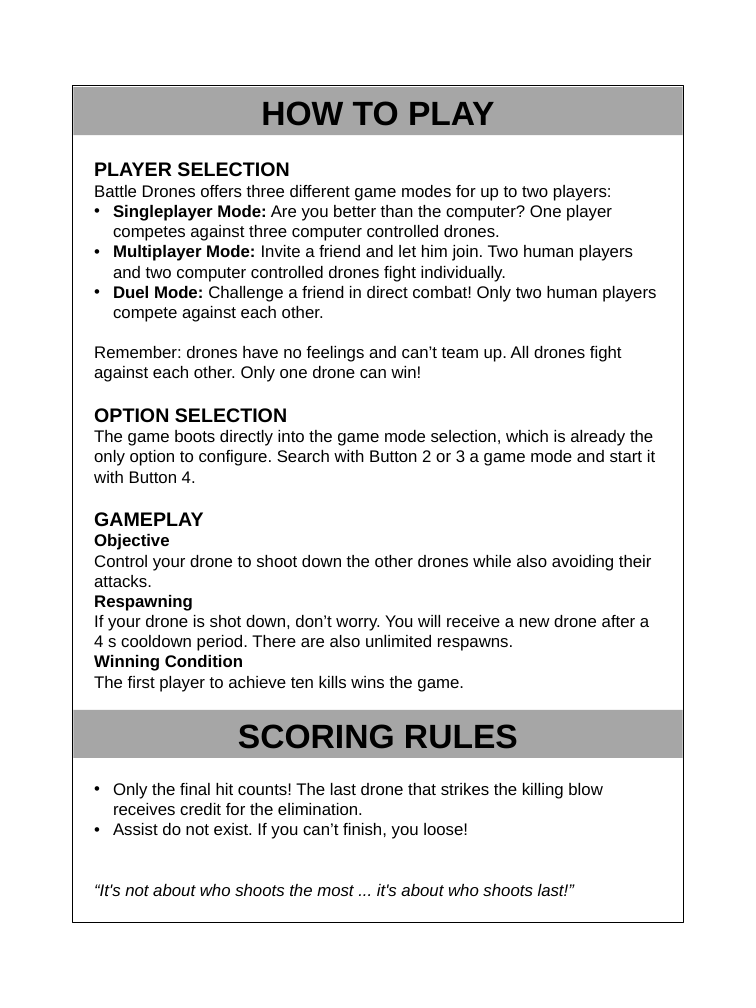
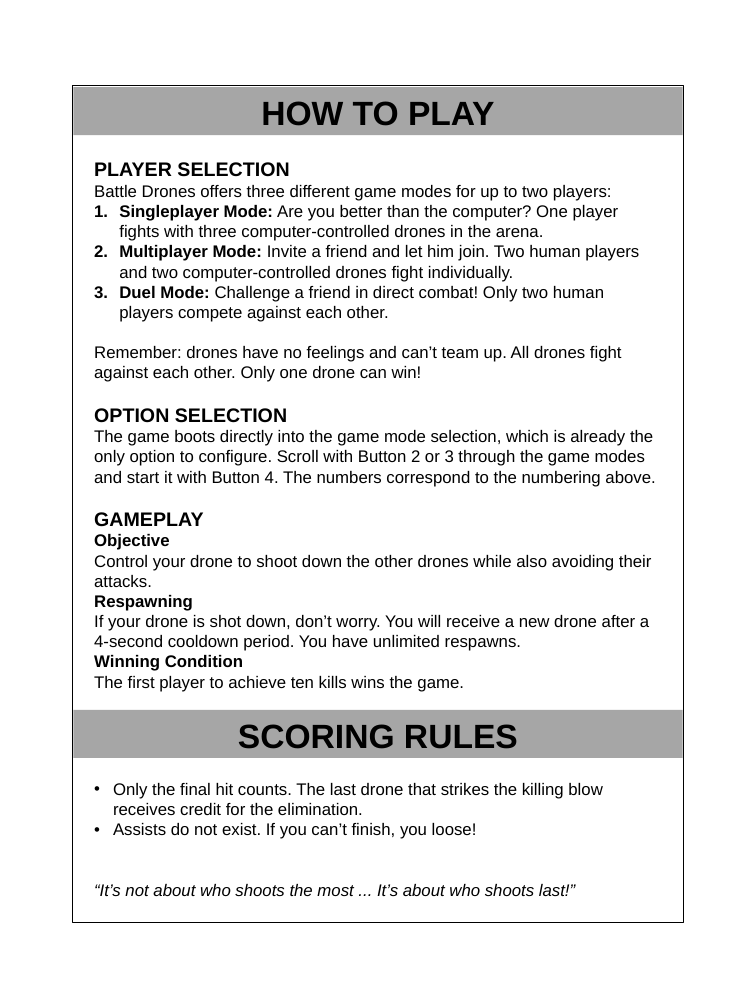
Before and after one commit to atonella/Battle_Drones, a slide deck: slide 3 of manual/manual_template.pptx. Drawn at 756x1008 pixels with LibreOffice and Linux fonts; fonts in the diff are those of the drawing. Boxes give left, top, right and bottom in pixels: in the first picture for what was removed or moved away, otherwise in the second. Text is boxed around its words. In the diff, an @@ line names an element or a change of style, - is before the commit and + after.

```diff
--- a/manual/manual_template.pptx
+++ b/manual/manual_template.pptx
@@ text at <box>119,205,639,282</box>: text changed @@
-• Singleplayer Mode: Are you better than the computer? One player competes against three computer controlled drones.
-• Multiplayer Mode: Invite a friend and let him join. Two human players and two computer controlled drones fight individually.
+1. Singleplayer Mode: Are you better than the computer? One player fights with three computer-controlled drones in the arena.
+2. Multiplayer Mode: Invite a friend and let him join. Two human players and two computer-controlled drones fight individually.
@@ text at <box>119,286,604,322</box>: bullet • to 1. @@
@@ text at <box>94,430,655,487</box>: text changed @@
-The game boots directly into the game mode selection, which is already the only option to configure. Search with Button 2 or 3 a game mode and start it with Button 4.
+The game boots directly into the game mode selection, which is already the only option to configure. Scroll with Button 2 or 3 through the game modes and start it with Button 4. The numbers correspond to the numbering above.
@@ text at <box>94,615,649,651</box>: text changed @@
-If your drone is shot down, don’t worry. You will receive a new drone after a 4 s cooldown period. There are also unlimited respawns.
+If your drone is shot down, don’t worry. You will receive a new drone after a 4-second cooldown period. You have unlimited respawns.
@@ text at <box>94,783,602,896</box>: text changed @@
-• Only the final hit counts! The last drone that strikes the killing blow receives credit for the elimination.
-• Assist do not exist. If you can’t finish, you loose!
-“It's not about who shoots the most ... it's about who shoots last!”
+• Only the final hit counts. The last drone that strikes the killing blow receives credit for the elimination.
+• Assists do not exist. If you can’t finish, you loose!
+“It’s not about who shoots the most ... It’s about who shoots last!”
```
Also in this commit, not shown: 2 other slides changed, 1 other file.
